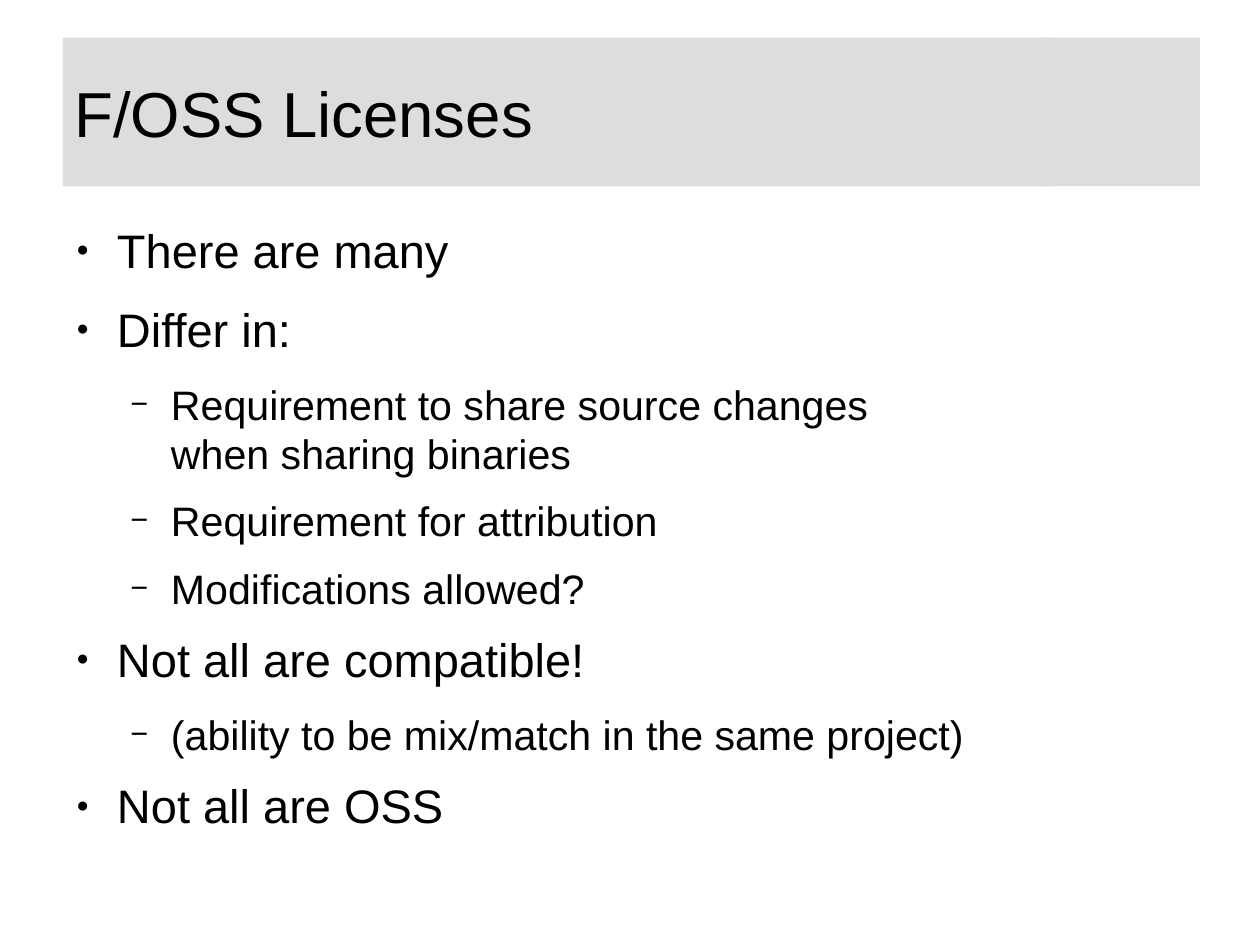
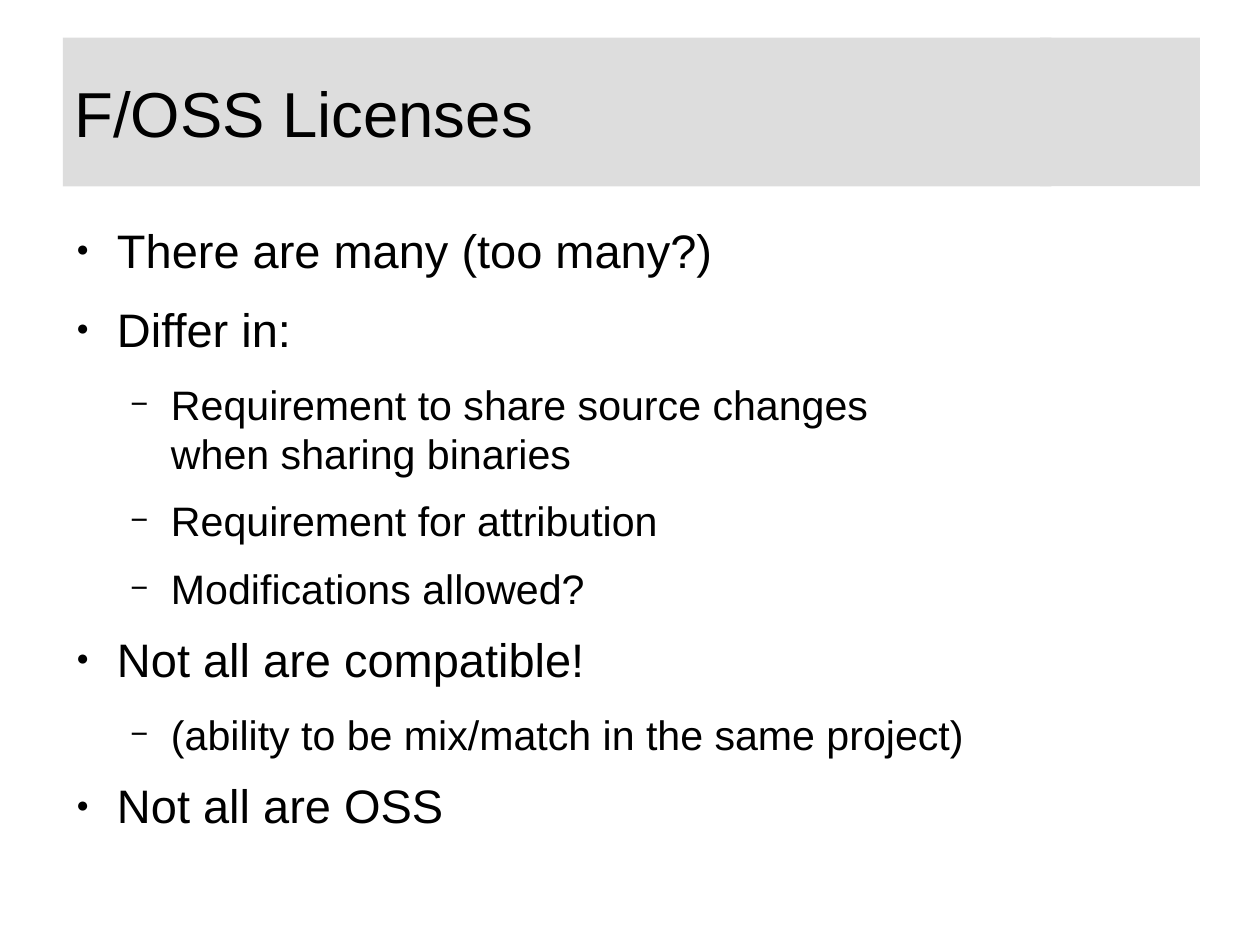
Before and after one commit to swarren/presentations, a slide deck: slide 6 of lcs-foss-intro/lcs-foss-intro.odp. Drawn at 1260x945 pixels with LibreOffice and Linux fonts; fonts in the diff are those of the drawing; background and template pictures are left out. Boxes give left, top, right and bottom in pixels: in the first picture for what was removed or moved away, otherwise in the second. Text is boxed around its words. In the diff, an @@ line names an element or a change of style, - is before the commit and + after.

```diff
--- a/lcs-foss-intro/lcs-foss-intro.odp
+++ b/lcs-foss-intro/lcs-foss-intro.odp
@@ text at bbox=[117, 234, 712, 277]: text changed @@
-● There are many
+● There are many (too many?)
```
Also in this commit, not shown: 9 other slides changed, 2 slides added, 1 other file.
